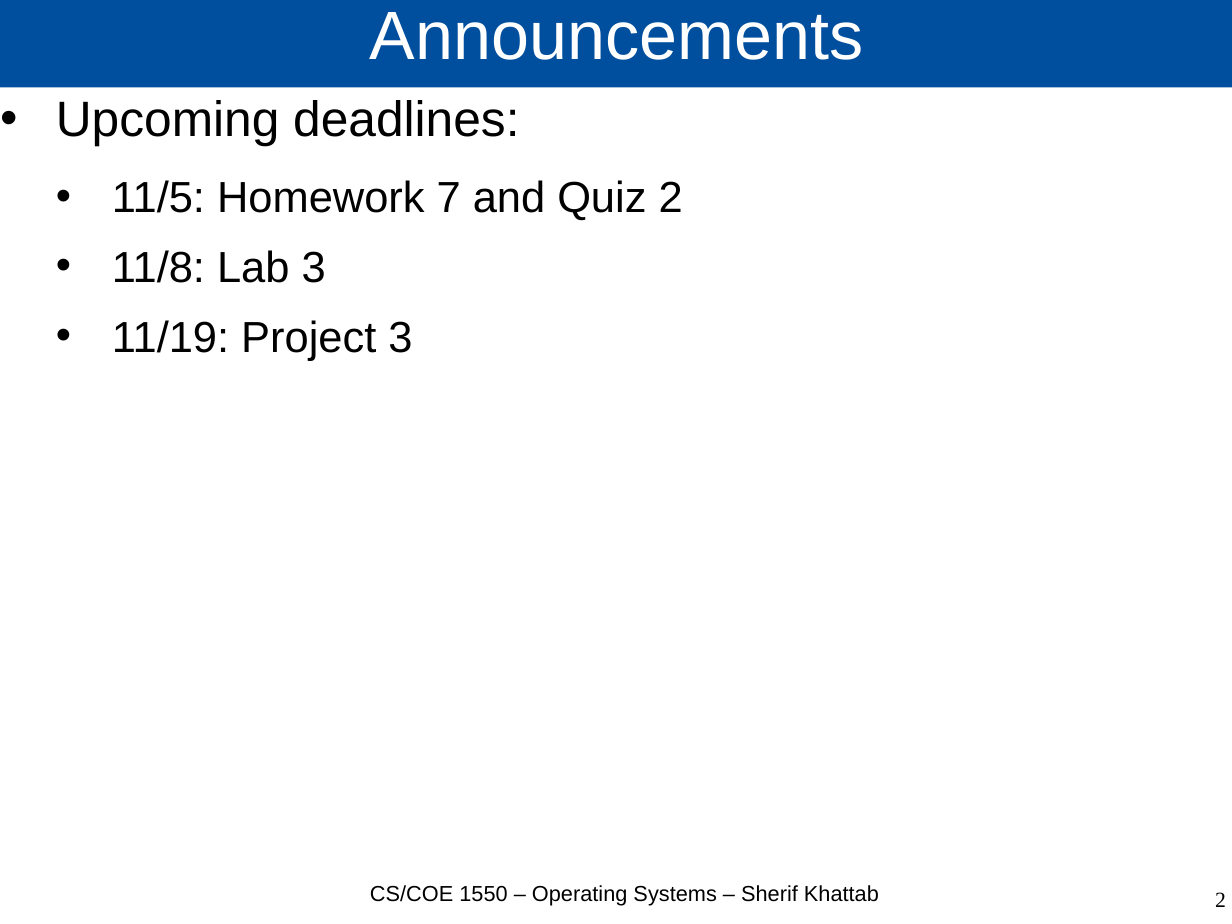
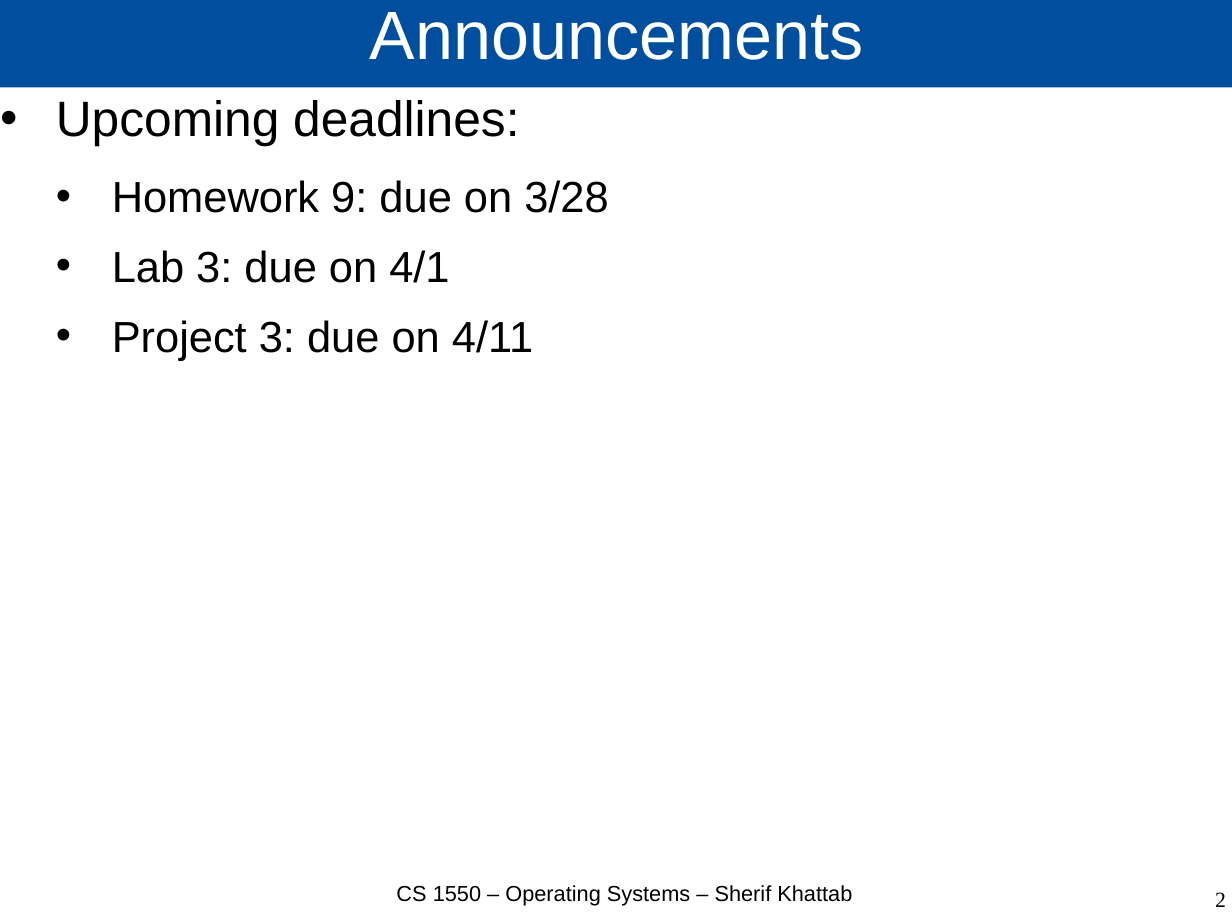
Before and after one commit to cs1550-2224/cs1550-code-handouts, a slide deck: slide 2 of DraftSlides/Lecture17.pptx. Drawn at 1232x924 pixels with LibreOffice and Linux fonts; fonts in the diff are those of the drawing. Boxes give left, top, right and bottom in pixels: in the first picture for what was removed or moved away, otherwise in the second. Text is boxed around its words. In the diff, an @@ line names an element or a change of style, - is before the commit and + after.

```diff
--- a/DraftSlides/Lecture17.pptx
+++ b/DraftSlides/Lecture17.pptx
@@ text at (x1=112, y1=180, x2=609, y2=361): text changed @@
-  • 11/5: Homework 7 and Quiz 2
-  • 11/8: Lab 3
-  • 11/19: Project 3
+  • Homework 9: due on 3/28
+  • Lab 3: due on 4/1
+  • Project 3: due on 4/11
@@ text at (x1=396, y1=885, x2=852, y2=906): text changed @@
-CS/COE 1550 – Operating Systems – Sherif Khattab
+CS 1550 – Operating Systems – Sherif Khattab
```
Also in this commit, not shown: 6 other slides changed, 13 slides added, 1 slide removed, 2 other files.
